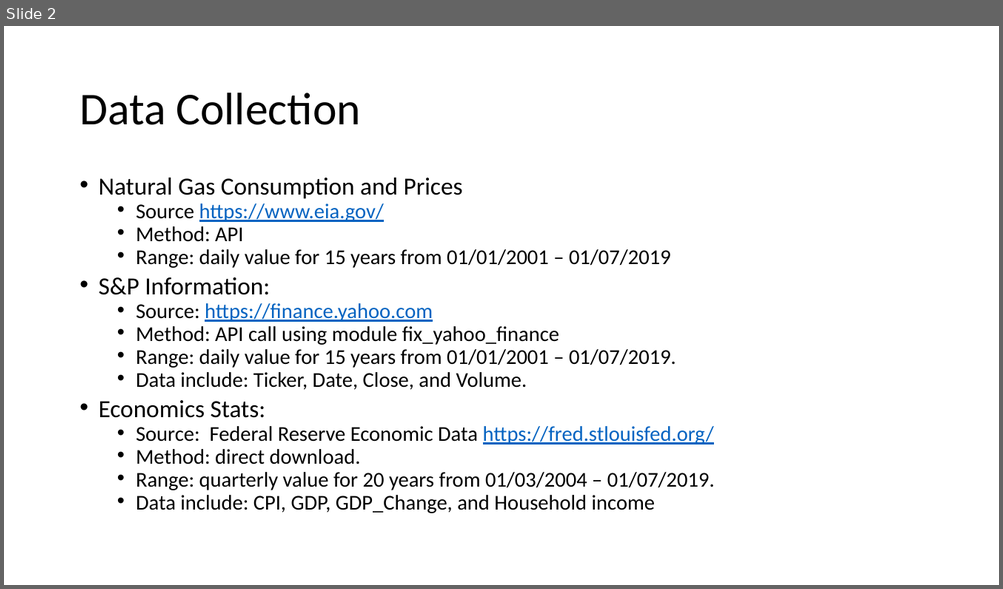
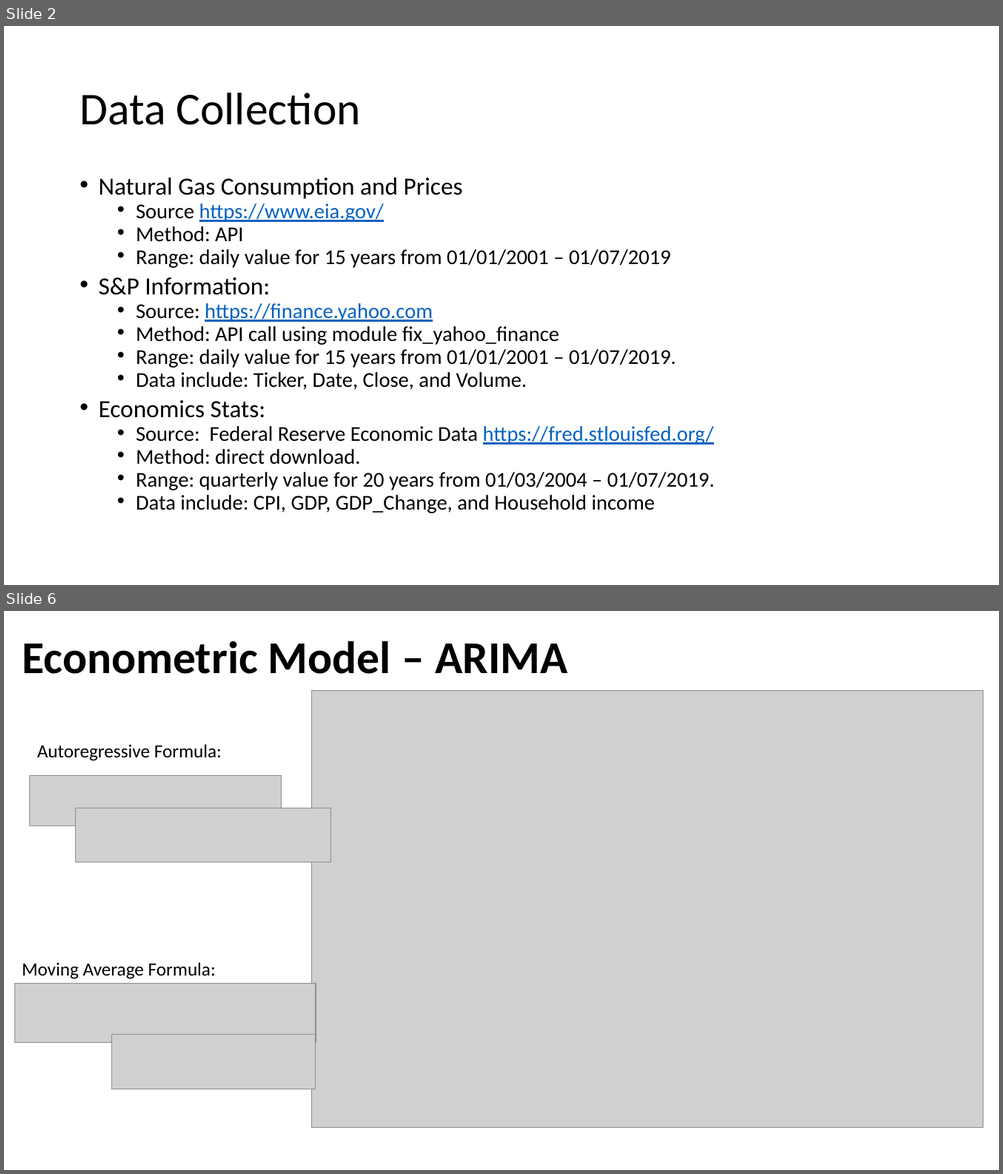
Before and after one commit to jwaliaga/NatGasDemandForcast, a slide deck: Docs/Methodology Presentation.pptx. Shown one above the other, each under a label of ours: slide 2 before the commit, slides 2 and 6 after it; the slides between them are not shown. The pictures are 1003x589 and 1003x1174 pixels, drawn with LibreOffice and Linux fonts; fonts in the diff are those of the drawing; grey boxes stand for pictures. Boxes give left, top, right and bottom in pixels: in the first picture for what was removed or moved away, otherwise in the second. Text is boxed around its words. In the diff, an @@ line names an element or a change of style, - is before the commit and + after.

```diff
--- a/Docs/Methodology Presentation.pptx
+++ b/Docs/Methodology Presentation.pptx
@@ slide 6 added at (4,611,999,1170), background #FFFFFF @@
@@ title added at (22,641,567,674), 44 pt, text #000000, bold @@
+Econometric Model – ARIMA
@@ picture added at (311,690,983,1128) @@
@@ text added at (37,744,222,761), 18 pt, text #000000 @@
+Autoregressive Formula:
@@ picture added at (30,776,282,826) @@
@@ picture added at (75,808,331,863) @@
@@ text added at (22,963,216,980), 18 pt, text #000000 @@
+Moving Average Formula:
@@ picture added at (14,984,316,1043) @@
@@ picture added at (111,1035,316,1090) @@
```
Also in this commit, not shown: 1 slide changed, 5 other slides added, 1 slide removed, 32 other files.
